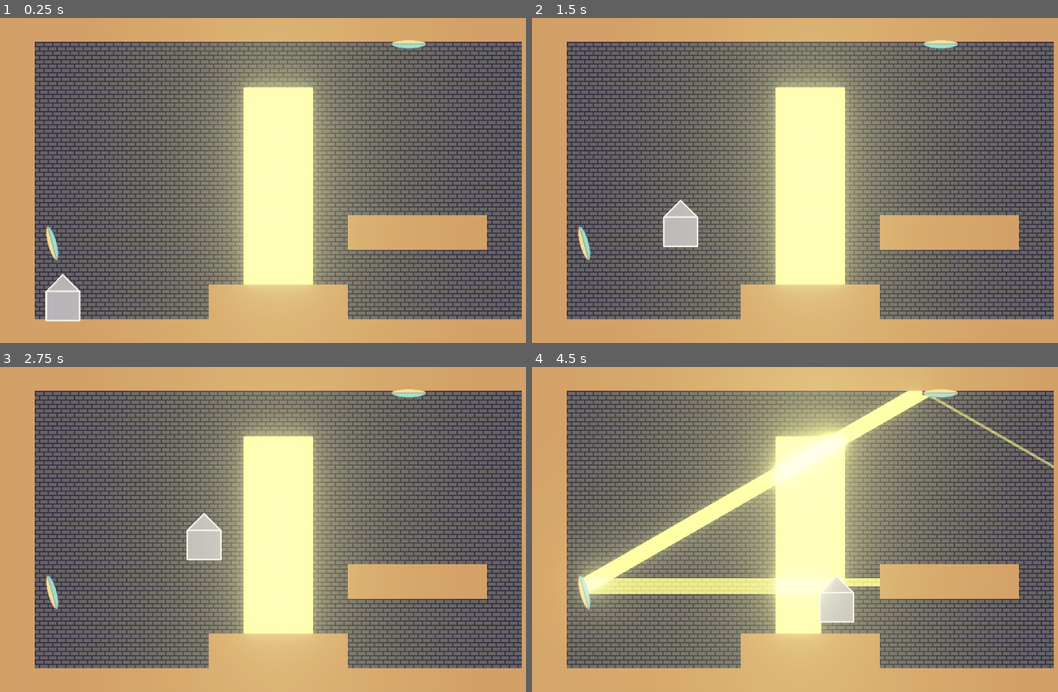
Above: before the commit, frames 1-4 (two rows, left to right).
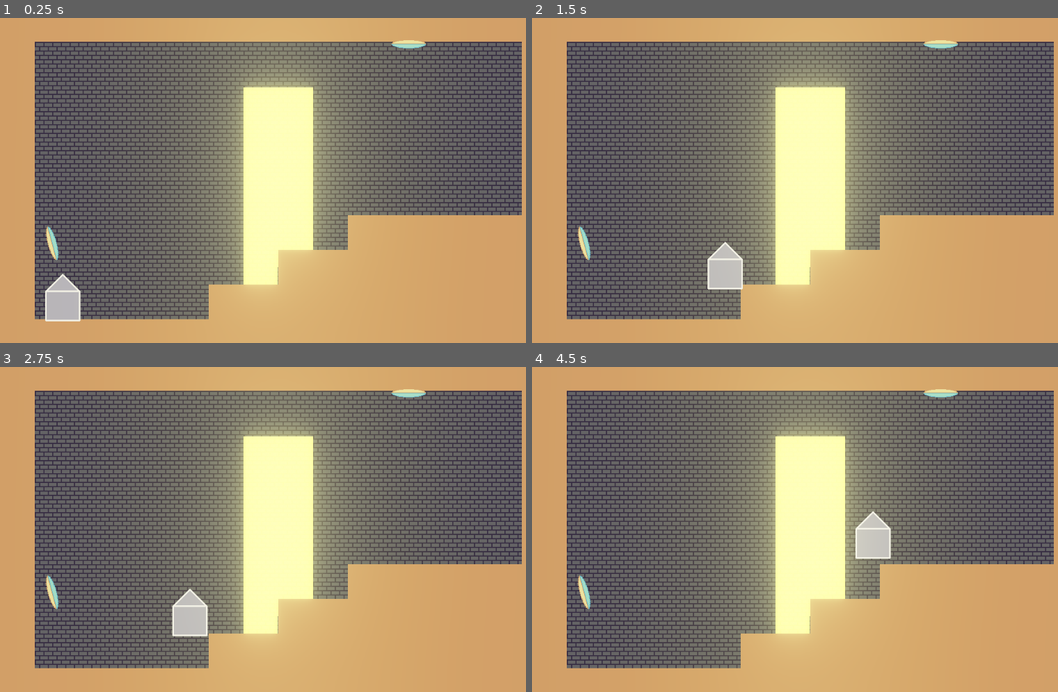
Above: after the commit, the same moments.

Repository: marc-jones/game-off-2022
Game: Godot game, scene res://nodes/PlayState.tscn
The game is run twice, just before and just after one commit, with the same random seed, the same clock (stepped at 60 frames per second) and the same inputs.
Inputs:
- Up to frame 1 (0.25 s): no input
- Up to frame 2 (1.5 s): tap Enter at 0.5 s; hold Right (move_right) from 0.53 s (still down); tap Space (jump) at 0.6, 0.77, 1.07, 1.35 s
- Up to frame 3 (2.75 s): tap Space (jump) at 1.52, 1.82, 2.1 s; release Right (move_right) at 2.03 s; hold Left (move_left) from 2.03 s (still down)
- Up to frame 4 (4.5 s): release Left (move_left) at 2.78 s; hold Right (move_right) 2.78-4.28 s; tap Space (jump) at 2.85, 3.02, 3.32, 3.6, 3.77, 4.07, 4.35 s; hold Left (move_left) from 4.28 s (still down)

The runs differ from the first frame. In frame 1, 9.2% of the frame differs, in the area x 8-100%, y 60-94%; in frame 2, 11%; in frame 3, 11%; in frame 4, 26%, in the area x 6-100%, y 6-93%.

Commit message:
Tighter player controls

Diff:
--- a/nodes/PlayState.tscn
+++ b/nodes/PlayState.tscn
@@ -67,7 +67,7 @@
 tile_set = SubResource( 1 )
 show_collision = true
 format = 1
-tile_data = PoolIntArray( 0, 1, 0, 1, 1, 0, 2, 1, 0, 3, 1, 0 …(1384 unchanged characters)…  0, 393228, 1, 0, 393229, 1, 0, 393230, 0, 0, 393231, 1, 0, 458752, 1, 0, 458753, 0, 0, 458754, 0, 0, 458755, 0, 0, 458756, 0, 0, 458757, 0, 0, 458758, 0, 0, 458759, 0, 0, 458760, 0, 0, 458761, 0, 0, 458762, 0, 0, 458763, 0, 0, 458764, 0, 0, 458765, 0, 0, 458766, 0, 0, 458767, 1, 0, 524288, 1, 0, 524289, 0, 0, 524290, 0, 0, 524291, 0, 0, 524292, 0, 0, 524293, 0, 0, 524294, 1, 0, 524295, 1, 0, 524296, 1, 0, 524297, 1, 0, 524298, 0, 0, 524299, 0, 0, 524300, 0, 0, 524301, 0, 0, 524302, 0, 0, 524303, 1, 0, 589824, 1, 0, 589825, …(203 unchanged characters)…
+tile_data = PoolIntArray( 0, 1, 0, 1, 1, 0, 2, 1, 0, 3, 1, 0 …(1384 unchanged characters)…  0, 393228, 1, 0, 393229, 1, 0, 393230, 1, 0, 393231, 1, 0, 458752, 1, 0, 458753, 0, 0, 458754, 0, 0, 458755, 0, 0, 458756, 0, 0, 458757, 0, 0, 458758, 0, 0, 458759, 0, 0, 458760, 1, 0, 458761, 1, 0, 458762, 1, 0, 458763, 1, 0, 458764, 1, 0, 458765, 1, 0, 458766, 1, 0, 458767, 1, 0, 524288, 1, 0, 524289, 0, 0, 524290, 0, 0, 524291, 0, 0, 524292, 0, 0, 524293, 0, 0, 524294, 1, 0, 524295, 1, 0, 524296, 1, 0, 524297, 1, 0, 524298, 1, 0, 524299, 1, 0, 524300, 1, 0, 524301, 1, 0, 524302, 1, 0, 524303, 1, 0, 589824, 1, 0, 589825, …(203 unchanged characters)…
 
 [node name="LightManager" type="Node2D" parent="."]
 modulate = Color( 1.3, 1.3, 1, 1 )
--- a/scripts/Player.gd
+++ b/scripts/Player.gd
@@ -1,23 +1,37 @@
 extends KinematicBody2D
 
-const WALK_FORCE = 600
-const WALK_MAX_SPEED = 200
-const STOP_FORCE = 1300
-const JUMP_SPEED = 200
+const START_STOP_FORCE = 3000
+const WALK_MAX_SPEED = 300
+const JUMP_SPEED = 600
+const MASS = 20
+const CAYOTE_TIME = 0.1
 const shiny = true
 
 var velocity = Vector2()
+var jumping = false
+var falling = false
+var cayote_timer = 0.0
 
 onready var gravity = ProjectSettings.get_setting("physics/2d/default_gravity")
 
 func _physics_process(delta):
-	var walk = WALK_FORCE * (Input.get_action_strength("move_right") - Input.get_action_strength("move_left"))
-	if abs(walk) < WALK_FORCE * 0.2:
-		velocity.x = move_toward(velocity.x, 0, STOP_FORCE * delta)
+	var walk = START_STOP_FORCE * (Input.get_action_strength("move_right") - Input.get_action_strength("move_left"))
+	if abs(walk) < START_STOP_FORCE * 0.2:
+		velocity.x = move_toward(velocity.x, 0, START_STOP_FORCE * delta)
 	else:
 		velocity.x += walk * delta
 	velocity.x = clamp(velocity.x, -WALK_MAX_SPEED, WALK_MAX_SPEED)
-	velocity.y += gravity * delta
+	velocity.y += gravity * MASS * delta
 	velocity = move_and_slide_with_snap(velocity, Vector2.DOWN, Vector2.UP)
-	if is_on_floor() and Input.is_action_just_pressed("jump"):
+	if is_on_floor() and (jumping or falling):
+		jumping = false
+		falling = false
+	if (is_on_floor() or (falling and cayote_timer < CAYOTE_TIME)) and Input.is_action_just_pressed("jump"):
 		velocity.y = -JUMP_SPEED
+		jumping = true
+		falling = false
+	if not is_on_floor() and not jumping and not falling:
+		falling = true
+		cayote_timer = 0.0
+	if falling:
+		cayote_timer += delta
